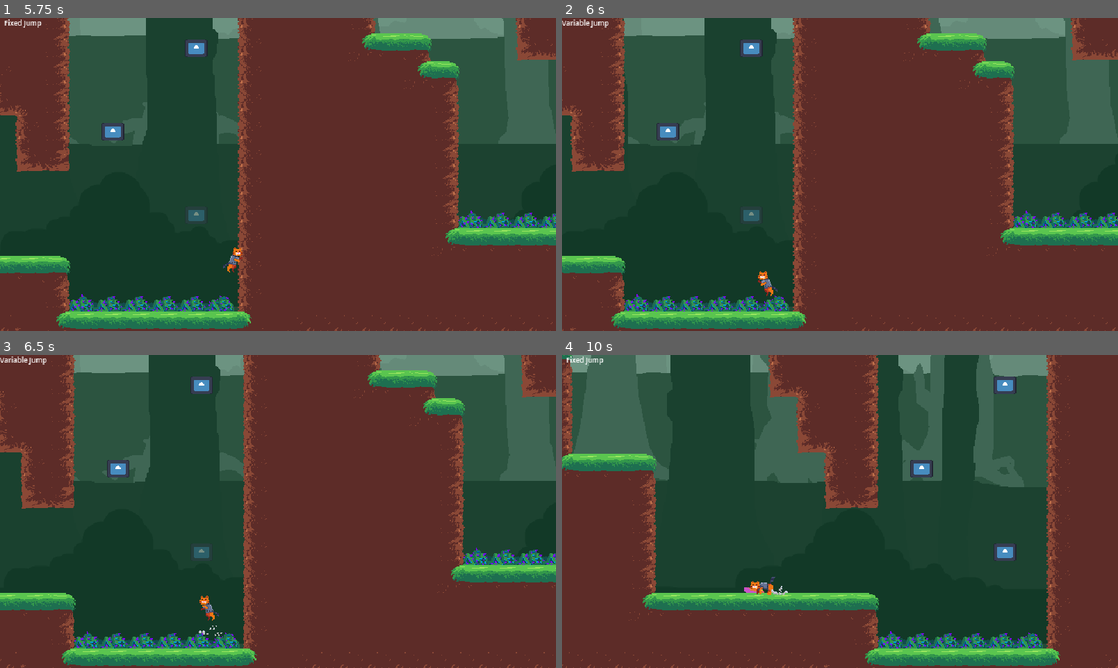
Above: before the commit, frames 1-4 (two rows, left to right).
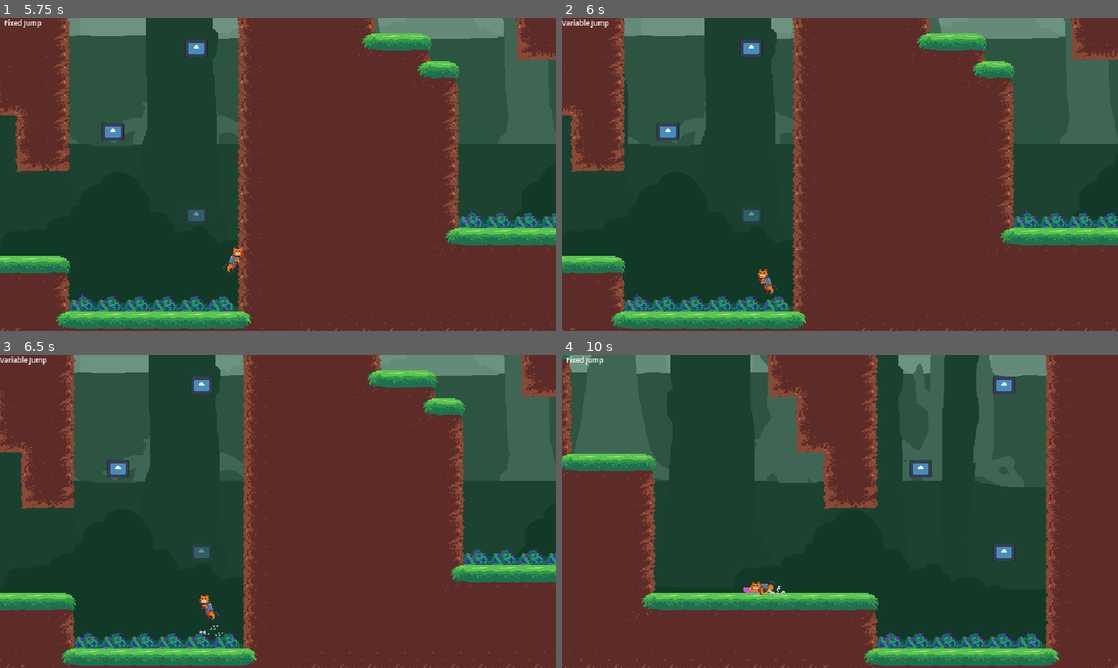
Above: after the commit, the same moments.

Repository: Stevescape/CatKnight
Game: Godot game, scene res://level_1.tscn
Same seed, same stepped clock (60 frames per second), same inputs: the game is played once before the commit and once after it. The engine's default icon, where the game draws it, is replaced by a stand-in: a white triangle on a blue panel in a dark square.
Inputs:
- Up to frame 1 (5.75 s): hold F (Damage) 0.53-1.28 s; hold D (move_right) 0.53-2.03 s; tap Space (jump) at 0.77, 1.07, 1.52, 1.82, 2.85, 3.02, 3.32, 3.77, 4.07, 4.52, 4.82 s; tap K (k) at 0.8, 1.35, 3.8 s; tap Shift (pounce) at 1.55, 2.1, 4.55 s; hold A (move_left) 2.03-2.78 s; hold Space (jump) 2.03-2.78 s; hold D (move_right) 2.78-4.28 s; tap F (Damage) at 3.05 s; hold F (Damage) 3.53-4.28 s; hold A (move_left) 4.28-5.03 s; tap Left (camera_left) at 4.35 s; hold D (move_right) from 5.03 s (still down); hold Space (jump) from 5.03 s (still down); tap Right (camera_right) at 5.1 s
- Up to frame 2 (6 s): release D (move_right) at 5.78 s; release Space (jump) at 5.78 s; hold A (move_left) from 5.78 s (still down); tap K (k) at 5.85 s
- Up to frame 3 (6.5 s): keep holding A (move_left); tap Space (jump) at 6.02, 6.32 s; tap F (Damage) at 6.05 s
- Up to frame 4 (10 s): tap Shift (pounce) at 6.6, 7.55, 8.85 s; tap Space (jump) at 6.77, 7.07, 7.52, 7.82, 9.02, 9.32 s; tap K (k) at 6.8, 8.1, 9.8 s; release A (move_left) at 7.28 s; hold D (move_right) 7.28-9.53 s; tap F (Damage) at 7.35, 9.05 s; hold Space (jump) 8.03-8.78 s; hold A (move_left) from 9.53 s (still down); hold Space (jump) from 9.53 s (still down)

Frame 1 is identical in both runs. In frame 2, 0.1% of the frame differs, in the area x 35-39%, y 80-89%; in frame 3, 0.1%; in frame 4, 3.8%, in the area x 0-100%, y 0-100%.

Commit message:
Added enemy states and scripts

Diff:
--- a/level_1.tscn
+++ b/level_1.tscn
@@ -20,6 +20,11 @@
 [ext_resource type="Script" uid="uid://c8j1mqihf0qyb" path="res://scripts/player_states/hurt.gd" id="10_gyffv"]
 [ext_resource type="Script" uid="uid://bjsat4yenoydl" path="res://scripts/player_states/player_wall_sliding_state.gd" id="19_00ld1"]
 [ext_resource type="Script" uid="uid://byoefrmcww2w6" path="res://scripts/player_states/player_wall_jumping_state.gd" id="20_3qmij"]
+[ext_resource type="Script" uid="uid://dgclpvjeeb470" path="res://resources/enemy.gd" id="21_duihb"]
+[ext_resource type="Script" uid="uid://dc5xp116s6sco" path="res://scripts/enemy_states/enemy_patrol_state.gd" id="22_b6mmh"]
+[ext_resource type="Script" uid="uid://bqlrwqx4mhh5h" path="res://scripts/enemy_states/enemy_chase_state.gd" id="23_ttn6t"]
+[ext_resource type="Script" uid="uid://b1mtmfrm4munw" path="res://scripts/enemy_states/enemy_attack_state.gd" id="24_ia5ws"]
+[ext_resource type="Script" uid="uid://ck6fjc25g35oi" path="res://scripts/enemy_states/enemy_damaged_state.gd" id="25_be5co"]
 
 [sub_resource type="TileSetAtlasSource" id="TileSetAtlasSource_sof0w"]
 texture = ExtResource("1_27bay")
@@ -214,3 +219,31 @@
 text = "Variable Jump"
 label_settings = SubResource("LabelSettings_gyffv")
 horizontal_alignment = 1
+
+[node name="Enemy" type="CharacterBody2D" parent="." unique_id=757269531]
+script = ExtResource("21_duihb")
+
+[node name="AnimatedSprite2D" type="AnimatedSprite2D" parent="Enemy" unique_id=1692438808]
+
+[node name="CollisionShape2D" type="CollisionShape2D" parent="Enemy" unique_id=1319382689]
+
+[node name="StateMachine" type="Node" parent="Enemy" unique_id=1587354518]
+script = ExtResource("2_hbghi")
+
+[node name="patrolling" type="Node" parent="Enemy/StateMachine" unique_id=1996253106]
+script = ExtResource("22_b6mmh")
+
+[node name="chasing" type="Node" parent="Enemy/StateMachine" unique_id=807934875]
+script = ExtResource("23_ttn6t")
+
+[node name="attacking" type="Node" parent="Enemy/StateMachine" unique_id=45855201]
+script = ExtResource("24_ia5ws")
+
+[node name="hurt" type="Node" parent="Enemy/StateMachine" unique_id=1235718715]
+script = ExtResource("25_be5co")
+
+[node name="Waypoints" type="Node" parent="Enemy" unique_id=690228961]
+
+[node name="Point1" type="Marker2D" parent="Enemy/Waypoints" unique_id=1220492829]
+
+[node name="Point2" type="Marker2D" parent="Enemy/Waypoints" unique_id=639350366]
--- /dev/null
+++ b/resources/enemy.gd
@@ -0,0 +1,166 @@
+extends CharacterBody2D
+class_name Enemy
+
+# movement
+@export var patrol_speed: float = 40.0
+@export var chase_speed: float = 75.0
+@export var acceleration: float = 12.0
+
+# gravity
+@export var gravity: float = 900.0
+
+# detection / combat
+@export var detection_range: float = 180.0
+@export var attack_range: float = 30.0
+@export var attack_damage: int = 1
+@export var attack_cooldown: float = 1.0
+
+# patrol
+@export var patrol_points: Array[Node2D] = []
+var current_patrol_index: int = 0
+
+# health system
+@export var max_health: int = 3
+var current_health: float
+
+# damage knockback
+@export var knockback_duration: float = 0.2
+@export var knockback_power: Vector2 = Vector2(250, -120)
+var knockback_timer: float = 0.0
+var knockback_velocity: Vector2 = Vector2.ZERO
+
+# references
+@onready var sm: Node = $StateMachine
+@onready var anim_sprite: AnimatedSprite2D = $AnimatedSprite2D
+
+# player reference
+var player: Node2D = null
+
+# attack timer
+var attack_timer: float = 0.0
+
+# sprite direction
+enum Direction { LEFT = -1, RIGHT = 1 }
+
+var direction_suffix = {
+	Direction.LEFT: "_left",
+	Direction.RIGHT: "_right"
+}
+
+var last_direction: Direction = Direction.RIGHT
+
+func _ready():
+	current_health = max_health
+	find_player()
+
+	if patrol_points.is_empty() and has_node("Waypoints"):
+		for child in $Waypoints.get_children():
+			if child is Node2D:
+				patrol_points.append(child)
+
+
+func _physics_process(delta: float) -> void:
+	find_player()
+
+	if attack_timer > 0:
+		attack_timer -= delta
+
+
+func find_player():
+	if get_tree().get_first_node_in_group("player") != null:
+		player = get_tree().get_first_node_in_group("player")
+
+
+func anim_suffix():
+	return direction_suffix[last_direction]
+
+
+func play_animation(name: String):
+	if anim_sprite != null:
+		anim_sprite.play(name + anim_suffix())
+
+
+func refresh_anim():
+	if anim_sprite != null:
+		var anim = anim_sprite.animation.trim_suffix("_left").trim_suffix("_right")
+		var frame = anim_sprite.frame
+		var was_playing = anim_sprite.is_playing()
+
+		play_animation(anim)
+		anim_sprite.frame = frame
+
+		if not was_playing:
+			anim_sprite.stop()
+
+
+func face_direction(dir: float):
+	if dir > 0 and last_direction != Direction.RIGHT:
+		last_direction = Direction.RIGHT
+		refresh_anim()
+	elif dir < 0 and last_direction != Direction.LEFT:
+		last_direction = Direction.LEFT
+		refresh_anim()
+
+
+func can_see_player() -> bool:
+	if player == null:
+		return false
+
+	return global_position.distance_to(player.global_position) <= detection_range
+
+
+func in_attack_range() -> bool:
+	if player == null:
+		return false
+
+	return global_position.distance_to(player.global_position) <= attack_range
+
+
+func get_patrol_target() -> Node2D:
+	if patrol_points.is_empty():
+		return null
+	return patrol_points[current_patrol_index]
+
+
+func advance_patrol_point():
+	if patrol_points.is_empty():
+		return
+
+	current_patrol_index += 1
+	if current_patrol_index >= patrol_points.size():
+		current_patrol_index = 0
+
+
+func attack():
+	if player == null:
+		return
+
+	if attack_timer > 0:
+		return
+
+	attack_timer = attack_cooldown
+
+	if player.has_method("take_damage") and in_attack_range():
+		var attack_direction = 1
+		if player.global_position.x < global_position.x:
+			attack_direction = -1
+
+		player.take_damage(attack_damage, attack_direction)
+
+
+func take_damage(amount: float, attack_direction: int):
+	current_health -= amount
+	current_health = max(current_health, 0)
+
+	knockback_timer = knockback_duration
+	knockback_velocity = Vector2(knockback_power.x * attack_direction, knockback_power.y)
+
+	if current_health <= 0:
+		die()
+		return
+
+	sm.force_change_state("damaged")
+
+
+func die():
+	queue_free()
--- a/resources/player.gd
+++ b/resources/player.gd
@@ -25,7 +25,7 @@
 # wall slide
 @export var wall_slide_start_speed = 15.0
 @export var wall_slide_speed = 200.0
-@export var wall_slide_acceleration = 180.0
+@export var wall_slide_acceleration = 100.0
 var current_wall_slide_speed = 0.0
 
 # wall jump
--- /dev/null
+++ b/scripts/enemy_states/enemy_attack_state.gd
@@ -0,0 +1,42 @@
+extends State
+class_name EnemyAttackState
+
+@export var state_name: String = "attack"
+@export var attack_duration: float = 0.35
+
+var timer: float = 0.0
+var has_attacked: bool = false
+
+func enter():
+	timer = attack_duration
+	has_attacked = false
+	character.velocity.x = 0
+	character.play_animation("attack")
+
+func update(delta: float):
+	if character.player == null:
+		state_transition.emit(self, "patrol")
+		return
+
+	if not character.in_attack_range():
+		state_transition.emit(self, "chase")
+		return
+
+	var dir = sign(character.player.global_position.x - character.global_position.x)
+	character.face_direction(dir)
+
+	character.velocity.x = 0
+	character.velocity.y += character.gravity * delta
+	character.move_and_slide()
+
+	if not has_attacked:
+		character.attack()
+		has_attacked = true
+
+	timer -= delta
+
+	if timer <= 0:
+		if character.in_attack_range():
+			state_transition.emit(self, "attack")
+		else:
+			state_transition.emit(self, "chase")
--- /dev/null
+++ b/scripts/enemy_states/enemy_chase_state.gd
@@ -0,0 +1,32 @@
+extends State
+class_name EnemyChaseState
+
+@export var state_name: String = "chase"
+
+func enter():
+	character.play_animation("walk")
+
+func update(delta: float):
+	if character.player == null:
+		state_transition.emit(self, "patrol")
+		return
+
+	if not character.can_see_player():
+		state_transition.emit(self, "patrol")
+		return
+
+	if character.in_attack_range():
+		state_transition.emit(self, "attack")
+		return
+
+	var dir = sign(character.player.global_position.x - character.global_position.x)
+	character.face_direction(dir)
+
+	character.velocity.x = move_toward(
+		character.velocity.x,
+		dir * character.chase_speed,
+		character.acceleration
+	)
+
+	character.velocity.y += character.gravity * delta
+	character.move_and_slide()
--- /dev/null
+++ b/scripts/enemy_states/enemy_damaged_state.gd
@@ -0,0 +1,22 @@
+extends State
+class_name EnemyDamagedState
+
+@export var state_name: String = "damaged"
+
+func enter():
+	character.play_animation("hurt")
+
+func update(delta: float):
+	character.knockback_timer -= delta
+
+	character.velocity = character.knockback_velocity
+	character.velocity.y += character.gravity * delta
+	character.move_and_slide()
+
+	character.knockback_velocity.x = move_toward(character.knockback_velocity.x, 0, 25)
+
+	if character.knockback_timer <= 0:
+		if character.can_see_player():
+			state_transition.emit(self, "chase")
+		else:
+			state_transition.emit(self, "patrol")
--- /dev/null
+++ b/scripts/enemy_states/enemy_patrol_state.gd
@@ -0,0 +1,64 @@
+extends State
+class_name EnemyPatrolState
+
+@export var state_name: String = "patrol"
+@export var waypoint_tolerance: float = 5.0
+@export var wait_time: float = 0.5
+
+var wait_timer: float = 0.0
+var waiting: bool = false
+
+func enter():
+	waiting = false
+	wait_timer = 0.0
+	character.play_animation("walk")
+
+func update(delta: float):
+	if character.can_see_player():
+		state_transition.emit(self, "chase")
+		return
+
+	if character.patrol_points.is_empty():
+		character.velocity.x = 0
+		character.velocity.y += character.gravity * delta
+		character.move_and_slide()
+		return
+
+	var target_waypoint = character.patrol_points[character.current_patrol_index]
+
+	if target_waypoint == null:
+		return
+
+	var distance_x = target_waypoint.global_position.x - character.global_position.x
+
+	if waiting:
+		character.velocity.x = 0
+		character.velocity.y += character.gravity * delta
+		character.move_and_slide()
+
+		wait_timer -= delta
+		if wait_timer <= 0:
+			waiting = false
+			character.current_patrol_index += 1
+			if character.current_patrol_index >= character.patrol_points.size():
+				character.current_patrol_index = 0
+		return
+
+	if abs(distance_x) <= waypoint_tolerance:
+		waiting = true
+		wait_timer = wait_time
+		character.velocity.x = 0
+		character.play_animation("idle")
+	else:
+		var dir = sign(distance_x)
+		character.face_direction(dir)
+		character.play_animation("walk")
+
+		character.velocity.x = move_toward(
+			character.velocity.x,
+			dir * character.patrol_speed,
+			character.acceleration
+		)
+
+	character.velocity.y += character.gravity * delta
+	character.move_and_slide()
Not shown, added: resources/enemy.gd.uid
Not shown, added: scripts/enemy_states/enemy_attack_state.gd.uid
Not shown, added: scripts/enemy_states/enemy_chase_state.gd.uid
Not shown, added: scripts/enemy_states/enemy_damaged_state.gd.uid
Not shown, added: scripts/enemy_states/enemy_patrol_state.gd.uid
